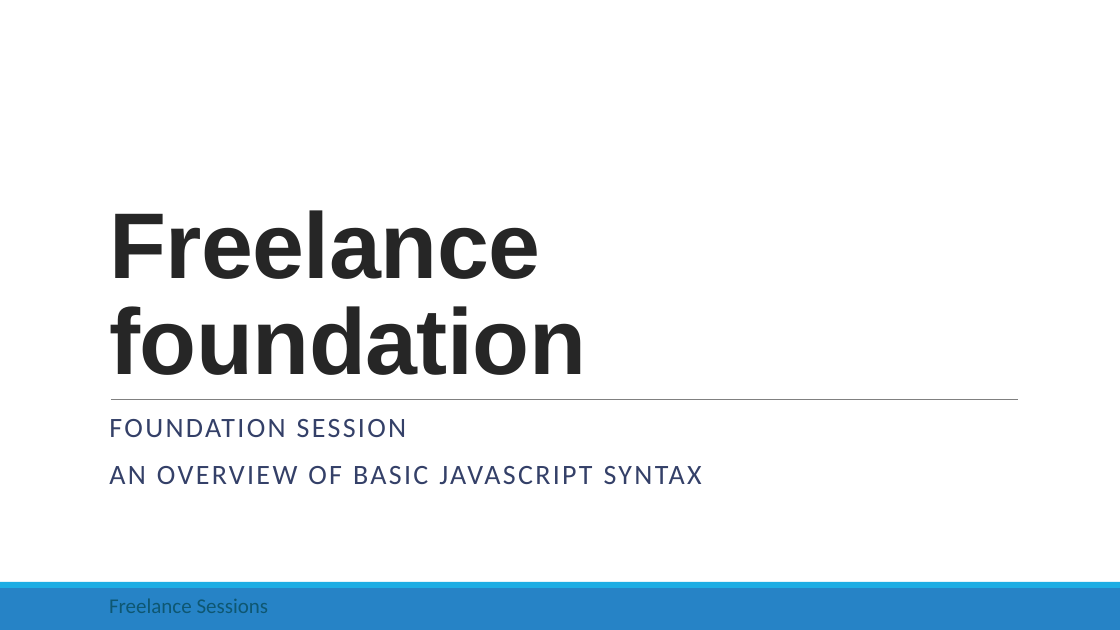
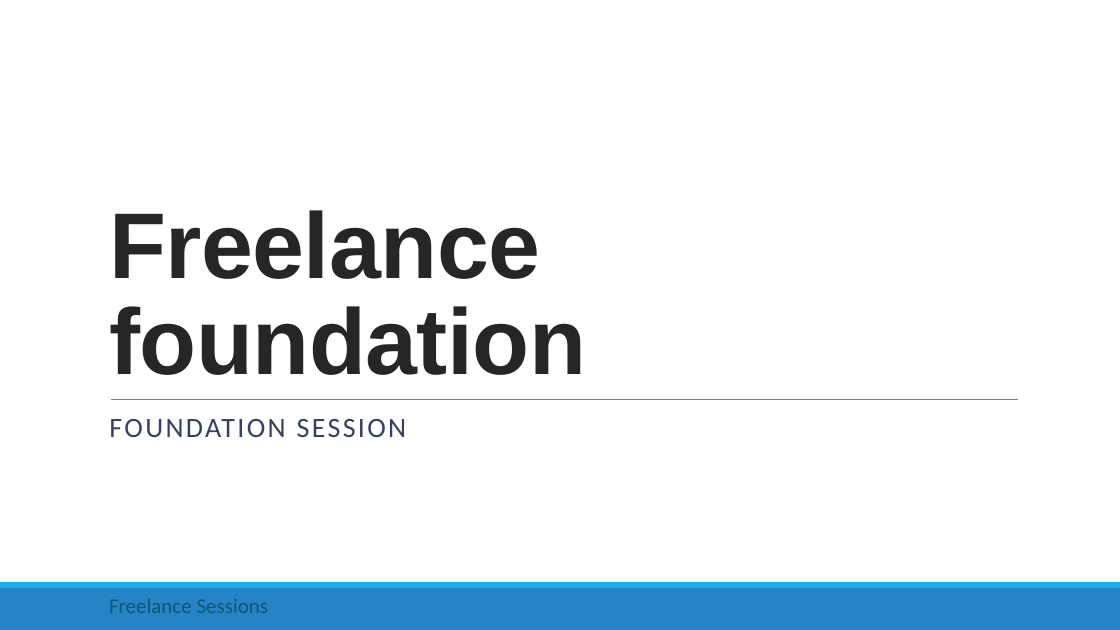
Before and after one commit to rishigujadhur1/Slides, a slide deck: slide 1 of Freelancing/Freelance Session 0 - Foundation.pptx. Drawn at 1120x630 pixels with LibreOffice and Linux fonts; fonts in the diff are those of the drawing. Boxes give left, top, right and bottom in pixels: in the first picture for what was removed or moved away, otherwise in the second. Text is boxed around its words. In the diff, an @@ line names an element or a change of style, - is before the commit and + after.

Commit message:
Freelance on upwork slides

```diff
--- a/Freelancing/Freelance Session 0 - Foundation.pptx
+++ b/Freelancing/Freelance Session 0 - Foundation.pptx
@@ subtitle at (109, 466, 702, 484): paragraph removed @@
-AN OVERVIEW OF BASIC JAVASCRIPT SYNTAX
```
Also in this commit, not shown: 1 other file.
